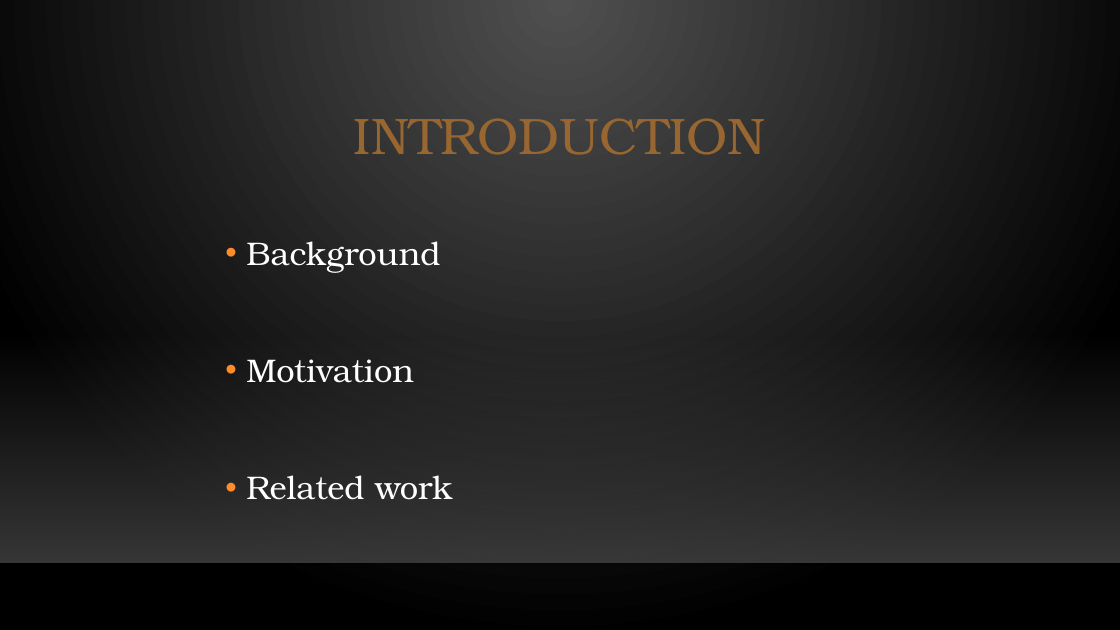
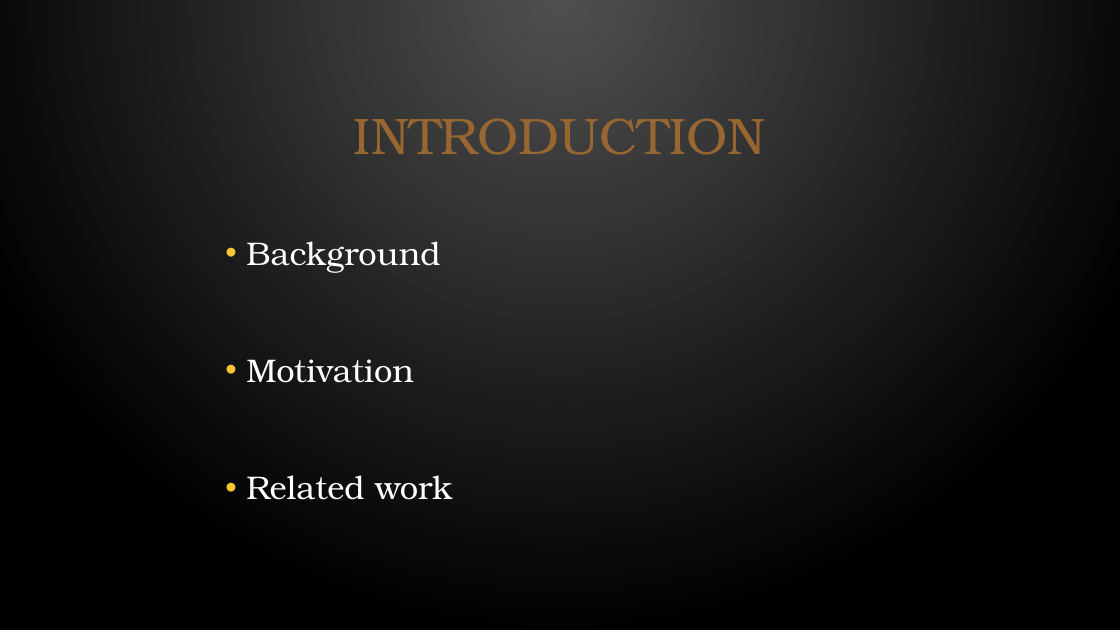
Before and after one commit to davidkristoffersen/bed-2056_data_science_project, a slide deck: slide 2 of datascience_project.pptx. Drawn at 1120x630 pixels with LibreOffice and Linux fonts; fonts in the diff are those of the drawing; background and template pictures are left out. Boxes give left, top, right and bottom in pixels: in the first picture for what was removed or moved away, otherwise in the second. Text is boxed around its words. In the diff, an @@ line names an element or a change of style, - is before the commit and + after.

Commit message:
Improved design of pptx

```diff
--- a/datascience_project.pptx
+++ b/datascience_project.pptx
@@ text "Background" at (246,241,452,500): bullet colour #FB8C29 to #F8C533 @@
@@ rectangle removed at (0,333,1120,563) @@
@@ line removed from (0, 564) to (1120, 564) @@
```
Also in this commit, not shown: 5 other slides changed.
